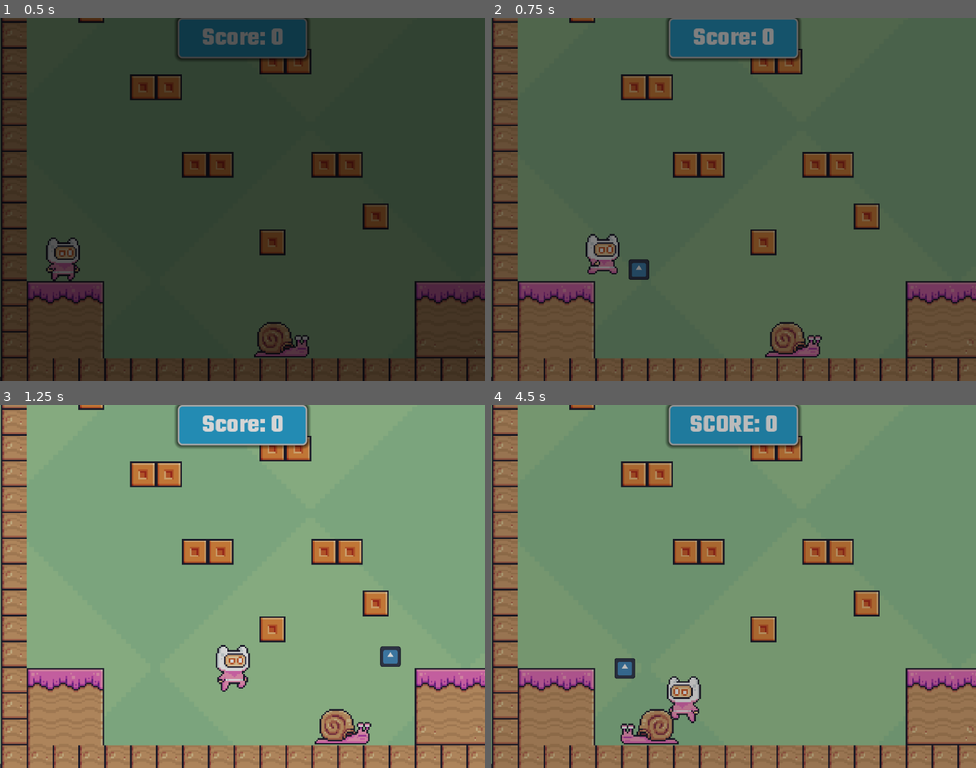
Above: before the commit, frames 1-4 (two rows, left to right).
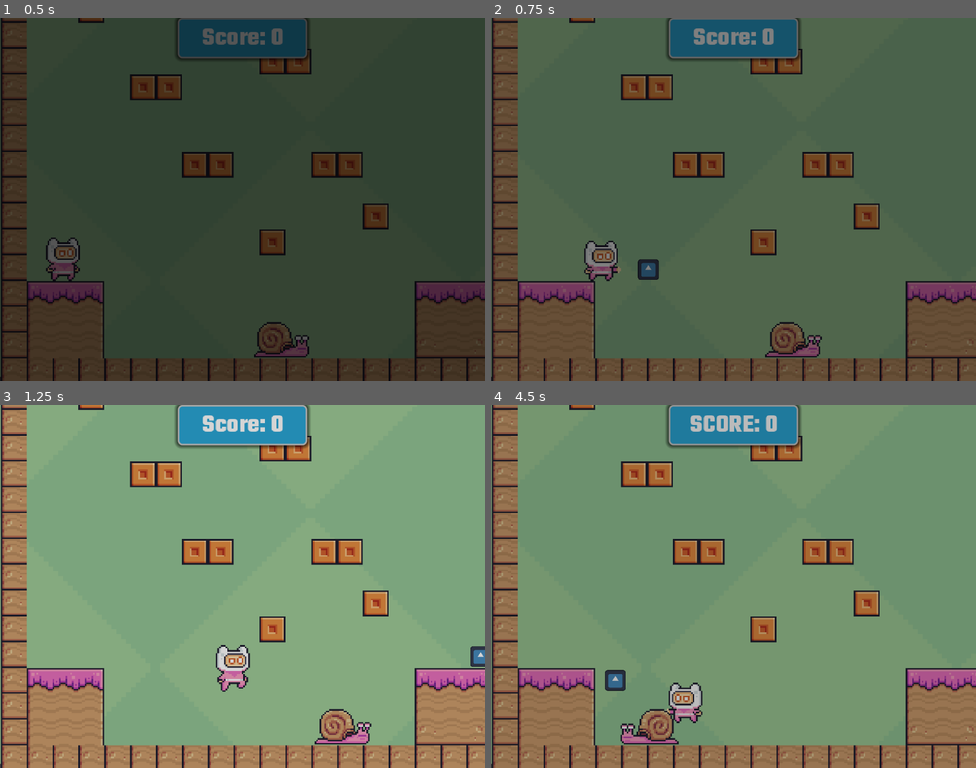
Above: after the commit, the same moments.

Repository: ptr5201/sample-2d-platformer
Game: Godot game, scene res://scenes/main.tscn
The game is run twice, just before and just after one commit, with the same random seed, the same clock (stepped at 60 frames per second) and the same inputs. The engine's default icon, where the game draws it, is replaced by a stand-in: a white triangle on a blue panel in a dark square.
Inputs:
- Up to frame 1 (0.5 s): no input
- Up to frame 2 (0.75 s): hold D (right) from 0.53 s (still down); tap X (shoot) at 0.6 s
- Up to frame 3 (1.25 s): keep holding D (right); tap Space (jump) at 0.77 s
- Up to frame 4 (4.5 s): tap X (shoot) every 0.75 s from 1.35 to 4.35 s; tap Space (jump) at 1.52, 3.02, 3.77 s; release D (right) at 2.03 s; hold A (left) 2.03-2.78 s; hold D (right) 2.78-4.28 s; tap Enter at 3.5 s; hold A (left) from 4.28 s (still down)

Frame 1 is identical in both runs. In frame 2, 0.9% of the frame differs, in the area x 19-35%, y 59-73%; in frame 3, 0.4%; in frame 4, 1.1%, in the area x 23-44%, y 69-88%.

Commit message:
fixed shooting animation bug

Diff:
--- a/scenes/player.tscn
+++ b/scenes/player.tscn
@@ -334,7 +334,7 @@
 "duration": 1.0,
 "texture": SubResource("AtlasTexture_u2ulf")
 }, {
-"duration": 1.0,
+"duration": 2.0,
 "texture": SubResource("AtlasTexture_6e8lb")
 }, {
 "duration": 1.0,
@@ -345,7 +345,7 @@
 }],
 "loop": false,
 "name": &"shoot",
-"speed": 5.0
+"speed": 20.0
 }, {
 "frames": [{
 "duration": 1.0,
@@ -417,4 +417,5 @@
 [node name="Muzzle" type="Marker2D" parent="." unique_id=1109598501]
 position = Vector2(19, -9)
 
+[connection signal="frame_changed" from="AnimatedSprite2D" to="." method="_on_animated_sprite_2d_frame_changed"]
 [connection signal="timeout" from="CoyoteTimer" to="." method="_on_coyote_timer_timeout"]
--- a/scripts/bullet.gd
+++ b/scripts/bullet.gd
@@ -1,6 +1,6 @@
 extends Area2D
 
-@export var speed: float = 600.0
+@export var speed: float = 800.0
 @export var damage: int = 1
 
 var direction : int = 1 # 1 for right, -1 for left
--- a/scripts/player.gd
+++ b/scripts/player.gd
@@ -21,6 +21,8 @@
 const COYOTE_TIMER_WAIT_SECONDS = 0.15
 const WALL_COYOTE_TIMER_WAIT_SECONDS = 0.15
 const WALL_JUMP_TIMER_WAIT_SECONDS = 0.05
+const FIRE_FRAME_OF_SHOOT_ANIM = 1
+
 
 var alive = true
 var can_move = true
@@ -28,6 +30,8 @@
 var was_on_floor = false
 var is_wall_sliding = false
 var last_wall_normal = 0.0
+var wants_to_fire = false
+
 
 func _physics_process(delta: float) -> void:
 	if !alive:
@@ -121,24 +125,32 @@
 
 func _handle_projectiles() -> void:
 	if Input.is_action_just_pressed("shoot"):
-		var bullet = bullet_scene.instantiate()
-
-		# Set the bullet's starting position to the player's hand/muzzle
-		bullet.global_position = muzzle.global_position
-
-		# Tell the bullet which way to go based on the player's flip state
-		bullet.direction = 1 if animated_sprite_2d.flip_h == false else -1
-
-		# Add it to the MAIN level scene, not as a child of the player
-		# (Otherwise, if the player moves, the bullets will move with them!)
-		get_tree().current_scene.add_child(bullet)
-
-		# (Optional) Play shooting animation or sound
-		_play_shoot_effects()
-
-
-func _play_shoot_effects() -> void:
-	animated_sprite_2d.animation = "shoot"
+		wants_to_fire = true
+		animated_sprite_2d.play("shoot")
+		animated_sprite_2d.frame = 0 # This ensures we don't skip frame 0
+
+
+func _on_animated_sprite_2d_frame_changed() -> void:
+	# Frame 1 is the "Fire" frame in your 0, 1, 2, 3 sequence
+	if animated_sprite_2d != null and animated_sprite_2d.animation == "shoot" and animated_sprite_2d.frame == FIRE_FRAME_OF_SHOOT_ANIM:
+		if wants_to_fire:
+			_spawn_bullet()
+			wants_to_fire = false
+
+
+func _spawn_bullet() -> void:
+	var bullet = bullet_scene.instantiate()
+
+	# Set the bullet's starting position to the player's hand/muzzle
+	bullet.global_position = muzzle.global_position
+
+	# Tell the bullet which way to go based on the player's flip state
+	bullet.direction = 1 if animated_sprite_2d.flip_h == false else -1
+
+	# Add it to the MAIN level scene, not as a child of the player
+	# (Otherwise, if the player moves, the bullets will move with them!)
+	get_tree().current_scene.add_child(bullet)
+
 
 func _handle_air_transitions() -> void:
 	if was_on_floor and not is_on_floor() and velocity.y >= 0:
@@ -148,6 +160,13 @@
 
 
 func _update_animations() -> void:
+	# Get the last frame index of the current animation
+	var last_frame = animated_sprite_2d.sprite_frames.get_frame_count("shoot") - 1
+
+	# Only 'return' if we are shooting AND haven't finished the animation
+	if animated_sprite_2d.animation == "shoot" and animated_sprite_2d.frame < last_frame:
+		return
+
 	if is_on_floor():
 		if velocity.x > 1 or velocity.x < -1:
 			animated_sprite_2d.animation = "running"
